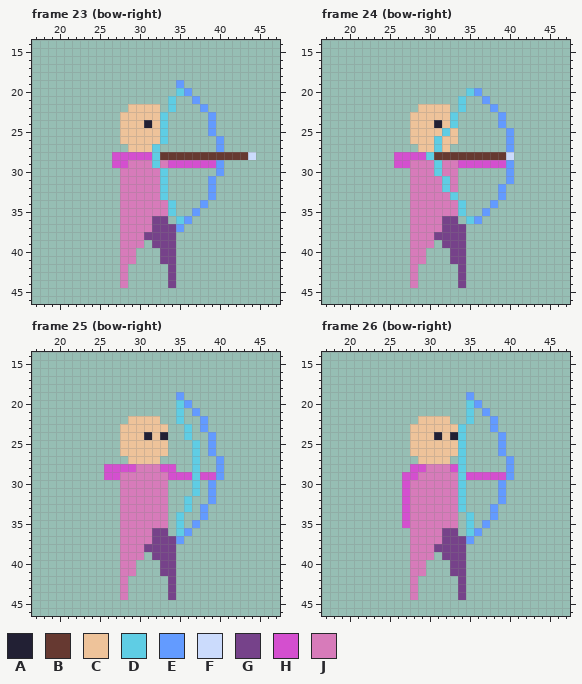
One commit to this pixel-art file: testgame/www/assets/spritesheets/pawn.aseprite. This is how it looked before the edit.
64x64 pixels, 62 frames. Shown: frame 23 (bow-right): x 17..47, y 14..46; frame 24 (bow-right): x 17..47, y 14..46; frame 25 (bow-right): x 17..47, y 14..46; frame 26 (bow-right): x 17..47, y 14..46. The commit also changed other frames, which this record leaves out.
Palette (. is transparent): A #222034  B #663931  C #eec39a  D #5fcde4  E #639bff  F #cbdbfc  G #76428a  H #d44fcf  J #d77bba
Now the later version:
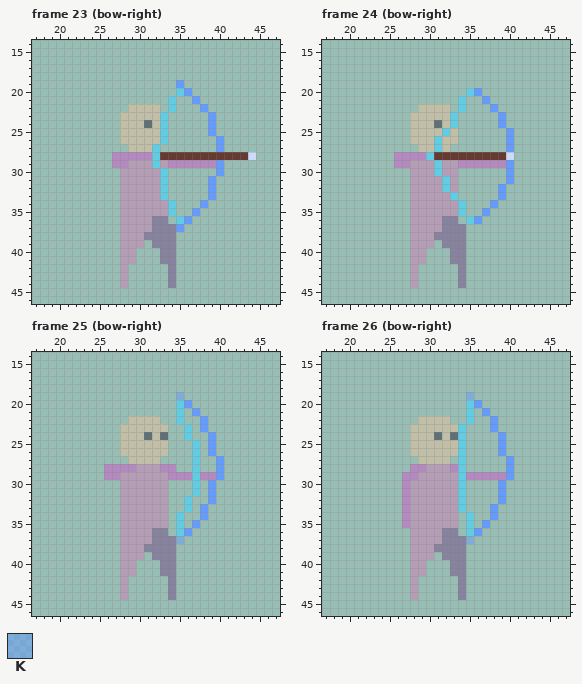
Colours new in this view: K #639bff7c
From old to new:
layer "Layer 2" opacity 100% -> 49%
colour A: #222034 -> #2220347c
colour C: #eec39a -> #eec39a7c
colour G: #76428a -> #76428a7c
colour H: #d44fcf -> #d44fcf7c
colour J: #d77bba -> #d77bba7c
Frame 25 (bow-right):
y 19: x 35 E -> K
y 37: x 35 E -> K
Frame 26 (bow-right): the same change as frame 25 (bow-right)
